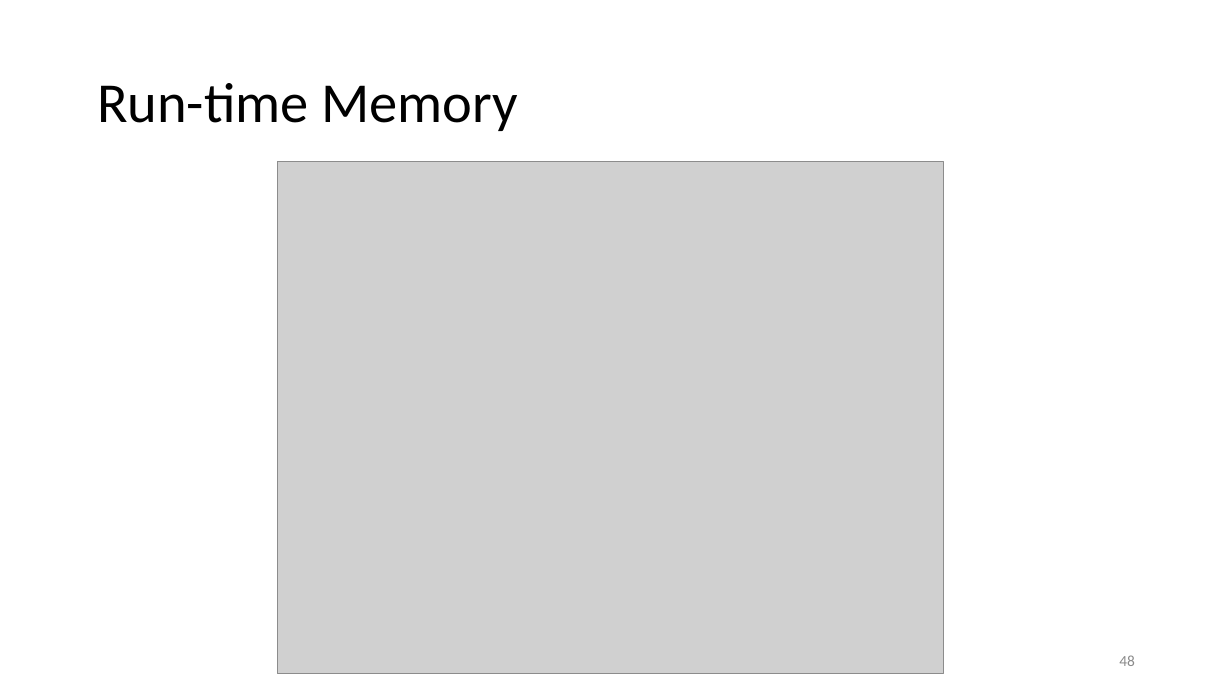
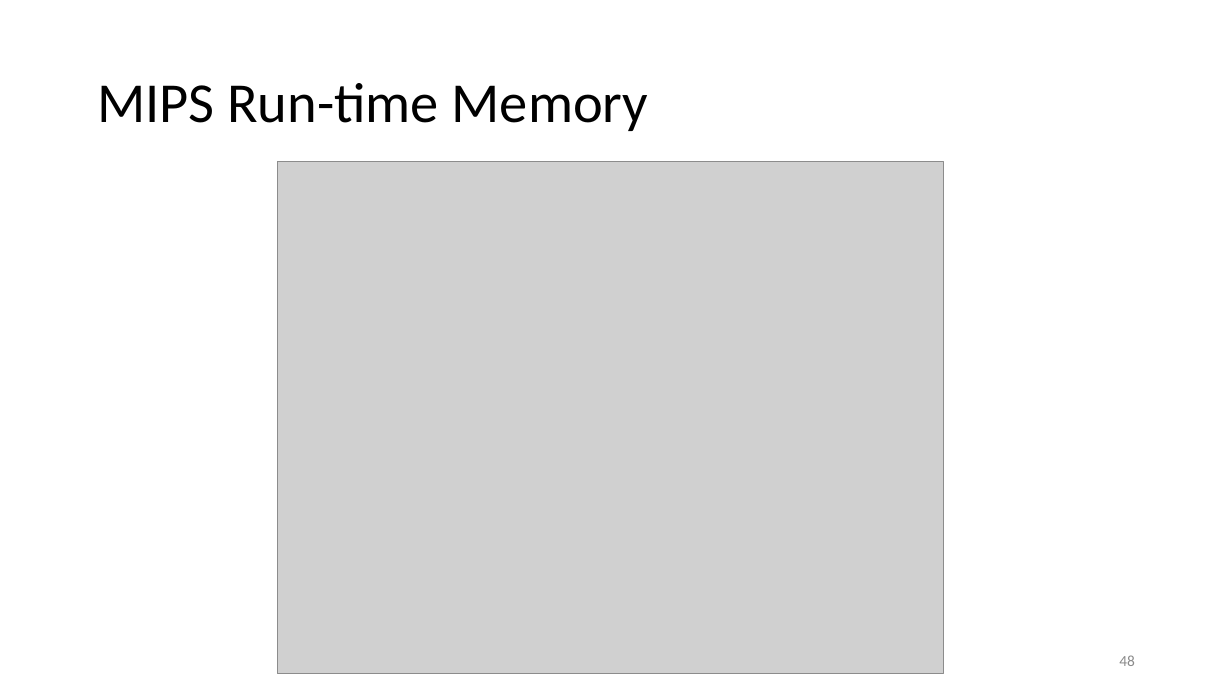
Before and after one commit to anoopsarkar/compilers-class, a slide deck: slide 48 of assets/ppt/codegen/runtime.pptx. Drawn at 1232x693 pixels with LibreOffice and Linux fonts; fonts in the diff are those of the drawing; grey boxes stand for pictures. Boxes give left, top, right and bottom in pixels: in the first picture for what was removed or moved away, otherwise in the second. Text is boxed around its words. In the diff, an @@ line names an element or a change of style, - is before the commit and + after.

```diff
--- a/assets/ppt/codegen/runtime.pptx
+++ b/assets/ppt/codegen/runtime.pptx
@@ title at box(97, 83, 649, 131): text changed @@
-Run-time Memory
+MIPS Run-time Memory
```
Also in this commit, not shown: 2 other slides changed, 3 other files.
